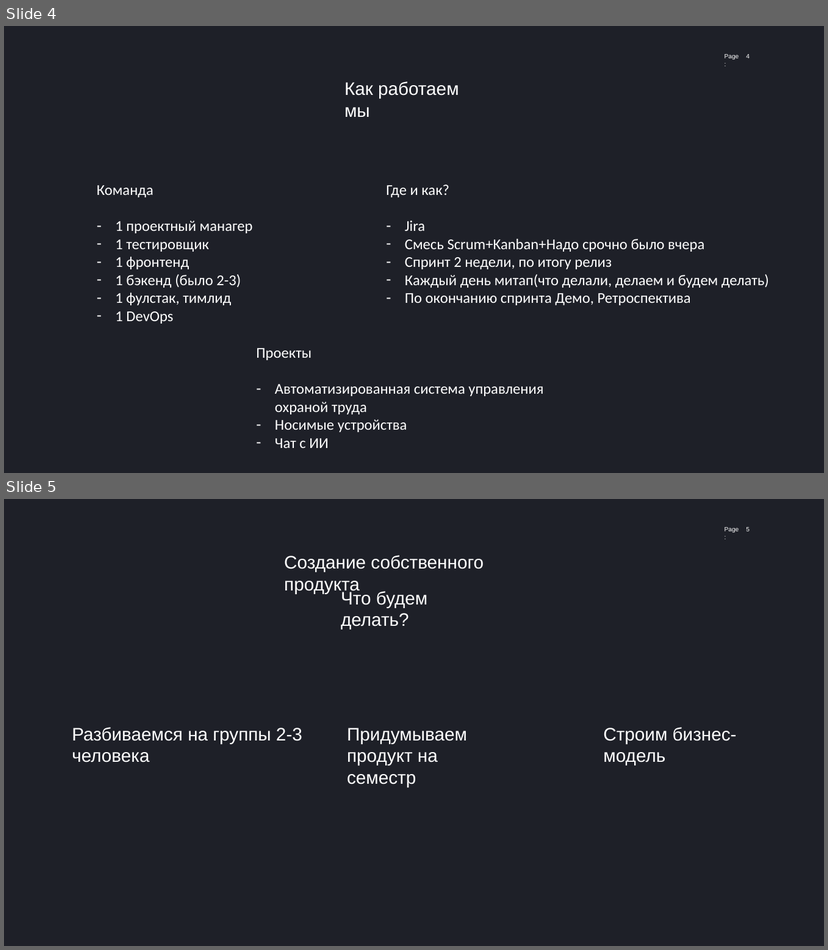
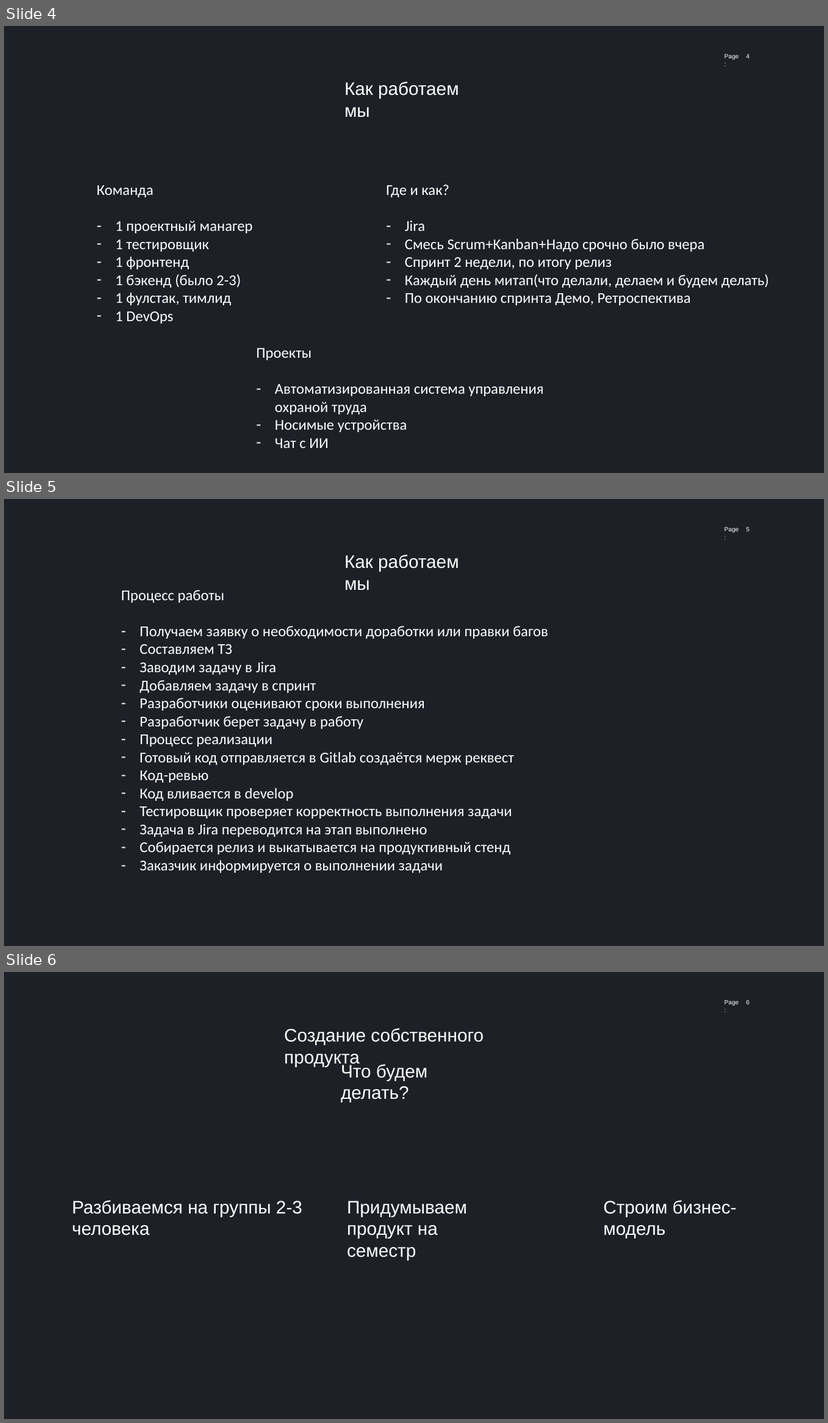
Before and after one commit to abat-voix/project-workshop, a slide deck: docs/мой_семинар/1. Выбираем продукт и строим бизнес-модель.pptx. Shown one above the other, each under a label of ours: slides 4 and 5 before the commit, slides 4, 5 and 6 after it. The pictures are 828x950 and 828x1423 pixels, drawn with LibreOffice and Linux fonts; fonts in the diff are those of the drawing. Boxes give left, top, right and bottom in pixels: in the first picture for what was removed or moved away, otherwise in the second. Text is boxed around its words. In the diff, an @@ line names an element or a change of style, - is before the commit and + after.

```diff
--- a/docs/мой_семинар/1. Выбираем продукт и строим бизнес-модель.pptx
+++ b/docs/мой_семинар/1. Выбираем продукт и строим бизнес-модель.pptx
@@ slide 5 added at (4,499,824,946), background #1E2028; not listed: 1 template element that a slide beside it also shows @@
@@ page number added at (746,527,749,531), 12 pt, text #FFFFFF @@
+5
@@ text added at (344,555,459,590), 35 pt, text #FFFFFF @@
+Как работаем мы
@@ text added at (121,590,548,873), 29 pt, text #FFFFFF @@
+Процесс работы
+– Получаем заявку о необходимости доработки или правки багов
+– Составляем ТЗ
+– Заводим задачу в Jira
+– Добавляем задачу в спринт
+– Разработчики оценивают сроки выполнения
+– Разработчик берет задачу в работу
+– Процесс реализации
+– Готовый код отправляется в Gitlab создаётся мерж реквест
+– Код-ревью
+– Код вливается в develop
+– Тестировщик проверяет корректность выполнения задачи
+– Задача в Jira переводится на этап выполнено
+– Собирается релиз и выкатывается на продуктивный стенд
+– Заказчик информируется о выполнении задачи
@@ what was slide 5 is now slide 6 @@
```
Also in this commit, not shown: 1 slide changed, 2 other files.
